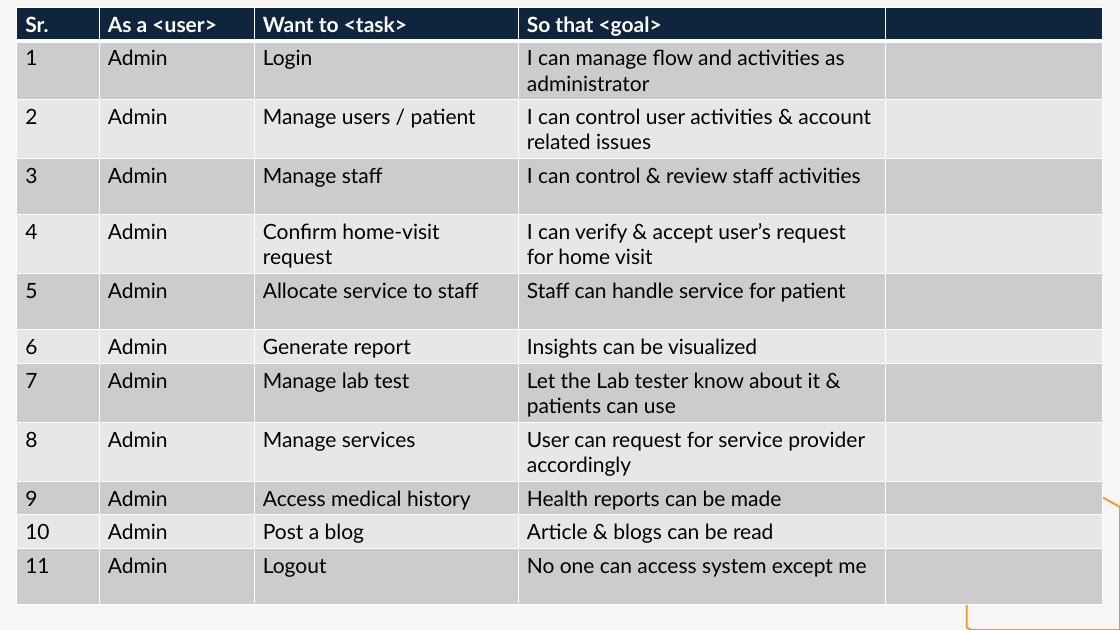
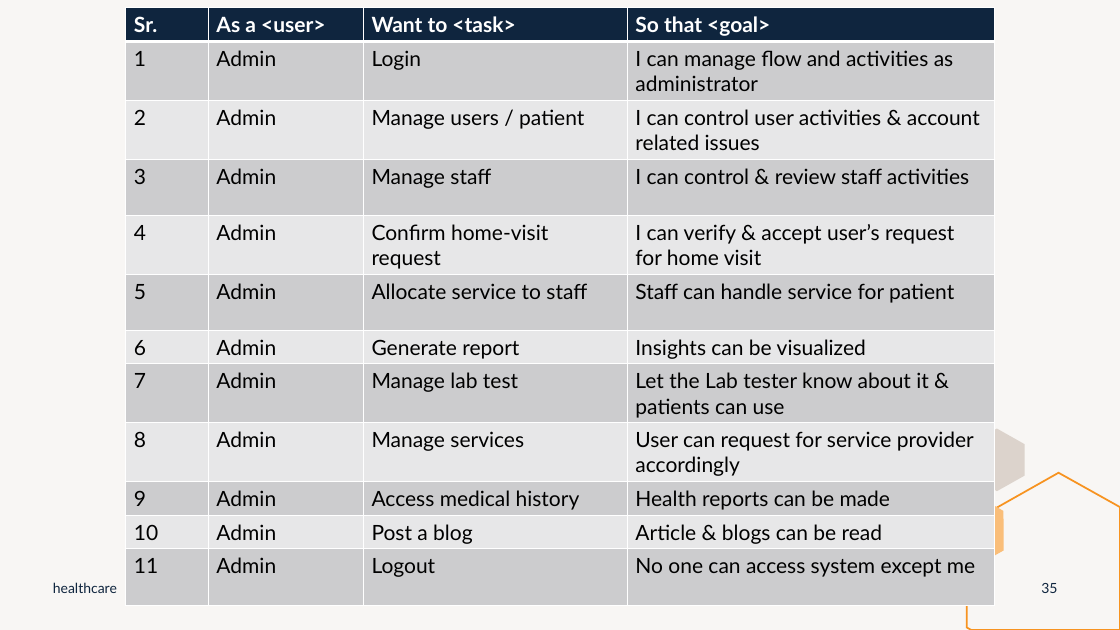
Before and after one commit to arnoldhere/healthcare_using_django, a slide deck: slide 35 of Doc/HealthCare.pptx. Drawn at 1120x630 pixels with LibreOffice and Linux fonts; fonts in the diff are those of the drawing. Boxes give left, top, right and bottom in pixels: in the first picture for what was removed or moved away, otherwise in the second. Text is boxed around its words. In the diff, an @@ line names an element or a change of style, - is before the commit and + after.

```diff
--- a/Doc/HealthCare.pptx
+++ b/Doc/HealthCare.pptx
@@ table at (x1=125, y1=8, x2=994, y2=605) @@
-column 5:  |  |  |  |  |  |  |  |  |  |  | 
@@ table resized from (x1=17, y1=8, x2=1103, y2=605) to (x1=125, y1=8, x2=994, y2=605) @@
@@ page number added at (x1=1041, y1=583, x2=1057, y2=593), 12 pt, text #0F253E @@
+35
```
Also in this commit, not shown: 5 other slides changed.
